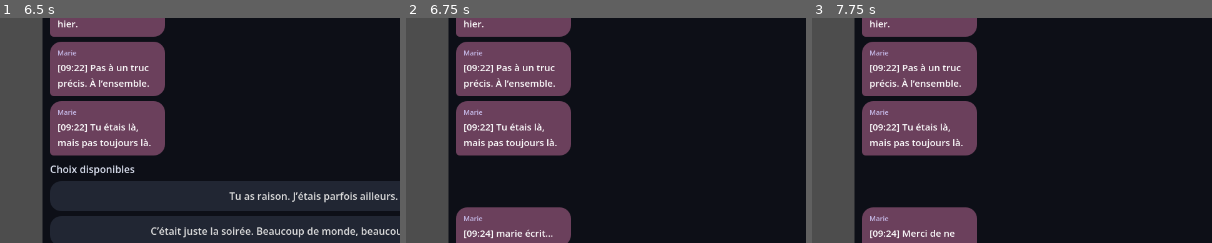
Above: before the commit, frames 1-3 (left to right).
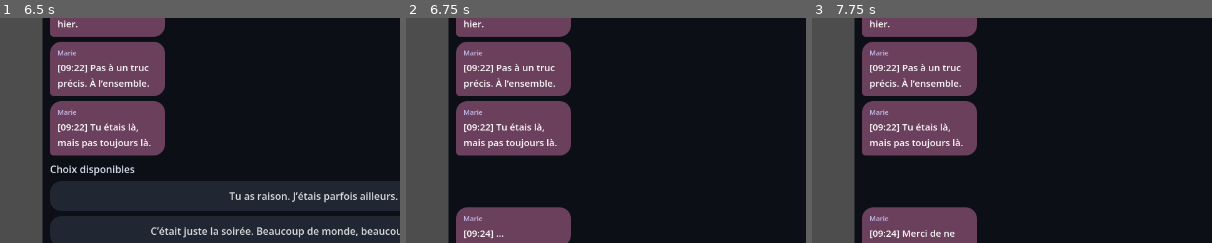
Above: after the commit, the same moments.

Repository: ludowww/reseau-intime
Game: Godot game, scene res://scenes/Main.tscn
The game is run twice, just before and just after one commit, with the same random seed, the same clock (stepped at 60 frames per second) and the same inputs.
Inputs:
- Up to frame 1 (6.5 s): click "Jour 1" at 0.5 s; click "Jour 2" at 1.25 s; click "Jour 3" at 2 s; click "Jour 4" at 2.75 s; click "Afficher debug" at 3.5 s; click "Masquer debug" at 4.25 s; click "matin — 09:18" at 5 s; click "Jour 4 — Marie le lendemain m…" at 5.75 s
- Up to frame 2 (6.75 s): click "Tu as raison. J’étais parfois…" at 6.5 s
- Up to frame 3 (7.75 s): click "Jour 1" at 7.25 s
The pictures show only the part of the screen within x 26-76%, y 50-100%; the shares and areas given below are measured in that part.

Frame 1 is identical in both runs. In frame 2, 0.2% of the frame differs, in the area x 22-37%, y 93-98%; in frame 3, nothing differs.

Commit message:
Polish chat auto flow without continue button

Diff:
--- a/game/scripts/ui/ConversationView.gd
+++ b/game/scripts/ui/ConversationView.gd
@@ -25,7 +25,6 @@
 var choice_was_applied := false
 var current_conversation: Dictionary = {}
 var current_segment_index := 0
-var continue_button: Button
 var message_thread: VBoxContainer
 var choice_area: VBoxContainer
 var chat_shell: VBoxContainer
@@ -34,7 +33,6 @@
 	_clear()
 	current_conversation = conversation.duplicate(true)
 	current_segment_index = int(current_conversation.get("_current_segment_index", 0))
-	continue_button = null
 	custom_minimum_size = Vector2(600, 0)
 	size_flags_horizontal = Control.SIZE_EXPAND_FILL
 	_build_chat_shell()
@@ -113,59 +111,61 @@
 	var data := _current_segment_data()
 	for item in _flatten_content(data):
 		_render_item(item)
+	_show_choices_for_segment(data)
+
+func _show_choices_for_segment(data: Dictionary, show_empty_hint := true) -> bool:
+	choice_buttons.clear()
+	choice_was_applied = false
+	_clear_node(choice_area)
 	var choices := _collect_choices(data)
 	if choices.is_empty():
-		_add_choice_hint("Aucun choix direct dans cette conversation.")
-	else:
-		var is_guided_reply := choices.size() == 1
-		_add_choice_heading("Réponse" if is_guided_reply else "Choix disponibles")
-		for choice in choices:
-			if is_guided_reply:
-				choice["_guided_reply"] = true
-			var button := Button.new()
-			button.text = str(choice.get("text", choice.get("id", "Choix")))
-			button.autowrap_mode = TextServer.AUTOWRAP_WORD_SMART
-			button.custom_minimum_size = Vector2(0, 48)
-			button.size_flags_horizontal = Control.SIZE_EXPAND_FILL
-			button.add_theme_stylebox_override("normal", _panel_style(CHOICE_COLOR, 18))
-			button.add_theme_stylebox_override("hover", _panel_style(Color(0.18, 0.21, 0.28), 18))
-			button.add_theme_stylebox_override("pressed", _panel_style(Color(0.20, 0.29, 0.38), 18))
-			button.pressed.connect(func(): _select_choice(choice, button))
-			choice_buttons.append(button)
-			choice_area.add_child(button)
+		if show_empty_hint:
+			_add_choice_hint("Aucun choix direct dans cette conversation.")
+		return false
+	var is_guided_reply := choices.size() == 1
+	_add_choice_heading("Réponse" if is_guided_reply else "Choix disponibles")
+	for choice in choices:
+		if is_guided_reply:
+			choice["_guided_reply"] = true
+		var button := Button.new()
+		button.text = str(choice.get("text", choice.get("id", "Choix")))
+		button.autowrap_mode = TextServer.AUTOWRAP_WORD_SMART
+		button.custom_minimum_size = Vector2(0, 48)
+		button.size_flags_horizontal = Control.SIZE_EXPAND_FILL
+		button.add_theme_stylebox_override("normal", _panel_style(CHOICE_COLOR, 18))
+		button.add_theme_stylebox_override("hover", _panel_style(Color(0.18, 0.21, 0.28), 18))
+		button.add_theme_stylebox_override("pressed", _panel_style(Color(0.20, 0.29, 0.38), 18))
+		button.pressed.connect(func(): _select_choice(choice, button))
+		choice_buttons.append(button)
+		choice_area.add_child(button)
+	return true
 
 func append_choice_result(choice: Dictionary) -> void:
 	_append_ludo_reply(choice)
 	_clear_node(choice_area)
 	await _play_followup_sequence(choice)
-	if _has_next_segment():
-		_show_continue_button()
+	await _auto_advance_segments_until_choice()
 
 func _play_followup_sequence(choice: Dictionary) -> void:
 	for key in ["next_messages", "next_items", "automatic_followup"]:
 		for entry in choice.get(key, []):
 			await _render_item_with_typing(entry)
 
-func _show_continue_button() -> void:
-	continue_button = Button.new()
-	continue_button.text = "Continuer"
-	continue_button.autowrap_mode = TextServer.AUTOWRAP_WORD_SMART
-	continue_button.custom_minimum_size = Vector2(0, 48)
-	continue_button.size_flags_horizontal = Control.SIZE_EXPAND_FILL
-	continue_button.add_theme_stylebox_override("normal", _panel_style(Color(0.18, 0.22, 0.28), 18))
-	continue_button.add_theme_stylebox_override("hover", _panel_style(Color(0.22, 0.28, 0.36), 18))
-	continue_button.pressed.connect(_show_next_segment)
-	choice_area.add_child(continue_button)
-
-func _show_next_segment() -> void:
-	if not _has_next_segment():
-		return
-	if continue_button:
-		continue_button.disabled = true
-	current_segment_index += 1
-	_add_timeline_separator()
-	segment_changed.emit(current_conversation.get("day", current_conversation.get("chapter", null)), _parent_conversation_id(), _segment_id_for_current_index())
-	_render_current_segment()
+func _auto_advance_segments_until_choice() -> void:
+	while _has_next_segment():
+		current_segment_index += 1
+		_add_timeline_separator()
+		segment_changed.emit(current_conversation.get("day", current_conversation.get("chapter", null)), _parent_conversation_id(), _segment_id_for_current_index())
+		var data := _current_segment_data()
+		await _render_segment_messages_with_typing(data)
+		var has_more_segments := _has_next_segment()
+		if _show_choices_for_segment(data, not has_more_segments):
+			return
+
+func _render_segment_messages_with_typing(data: Dictionary) -> void:
+	_clear_node(choice_area)
+	for item in _flatten_content(data):
+		await _render_item_with_typing(item)
 
 func _current_segment_data() -> Dictionary:
 	var segments: Array = current_conversation.get("segments", [])
@@ -231,9 +231,7 @@
 
 func _show_typing_indicator(message: Dictionary) -> Node:
 	var typing_message := message.duplicate(true)
-	typing_message["text"] = "%s écrit..." % _sender_display_name(message)
-	if _sender_display_name(message) == "":
-		typing_message["text"] = "écrit..."
+	typing_message["text"] = "..."
 	return _render_chat_bubble(typing_message)
 
 func _typing_delay_for_message(message: Dictionary) -> float:
Not shown, changed: tests/test_godot_prototype_static.py
